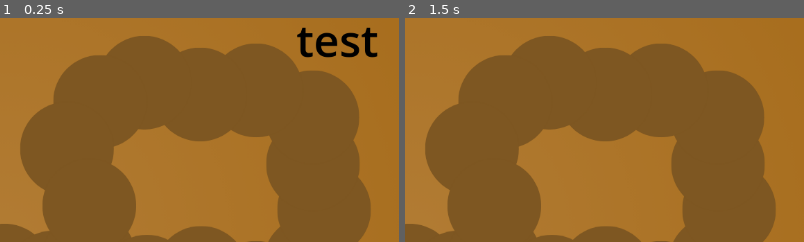
Above: before the commit, frames 1-2 (left to right).
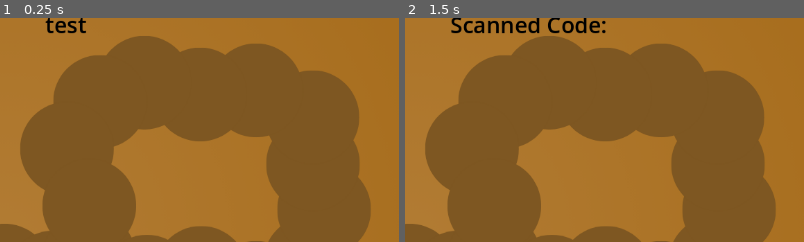
Above: after the commit, the same moments.

Repository: Nils1024/campfire-flagship
Game: Godot game, scene res://test.tscn
The game is run twice, just before and just after one commit, with the same random seed, the same clock (stepped at 60 frames per second) and the same inputs.
Inputs:
- Up to frame 1 (0.25 s): no input
- Up to frame 2 (1.5 s): tap Enter at 0.5, 0.6 s; tap Keypad Enter at 0.8, 1.35 s; tap Space at 1.25 s
The pictures show only the part of the screen within x 50-100%, y 0-50%; the shares and areas given below are measured in that part.

The runs differ from the first frame. In frame 1, 1.6% of the frame differs, in the area x 11-95%, y 0-18%; in frame 2, 1.2%.

Commit message:
Changed Barcode Scanner Location

Diff:
--- a/Scripts/barcode.gd
+++ b/Scripts/barcode.gd
@@ -25,8 +25,7 @@
 	elif barcode == code2:
 		spawn_effect($"test-folder/Tower2")
 
-	$Label.text = barcode
-	print("Scanned barcode: ", barcode)
+	$Label.text = "Scanned Code: %s" %barcode
 
 	# Do whatever you want with the barcode here
 
--- a/test.tscn
+++ b/test.tscn
@@ -13,12 +13,12 @@
 texture = ExtResource("2_8uh7m")
 
 [node name="Label" type="Label" parent="." unique_id=577376686]
-offset_left = 1004.0
+offset_left = 642.0
 offset_top = -13.0
-offset_right = 1536.0
+offset_right = 1149.0
 offset_bottom = 87.0
 theme_override_colors/font_color = Color(0, 0, 0, 1)
-theme_override_font_sizes/font_size = 64
+theme_override_font_sizes/font_size = 32
 text = "test"
 
 [node name="test-folder" type="Node2D" parent="." unique_id=1503814230]
Not shown, changed: README.md
